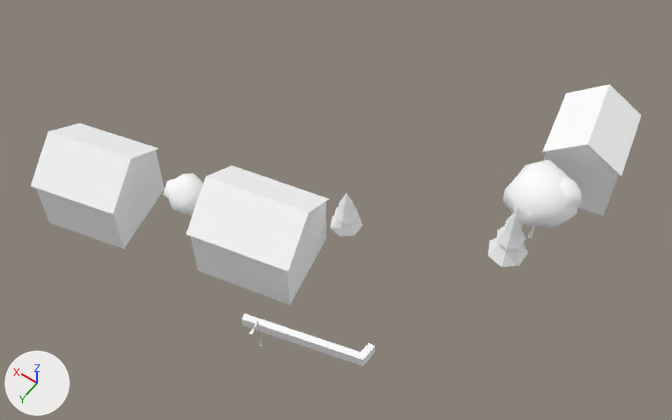
The glTF model cities/arlov-borggatan/pack/tiles/c-9_-11.glb as it was, and as the next commit left it.
Camera for both pictures: a 50 mm camera at (-556.9, -563.7, 92.1) aimed at (-516.5, -620.3, 3.2). The lights are fixed; the arrows at lower left show +X, +Y and +Z. The picture after the commit comes second. Where no turn or scale is listed for an object, it has been applied to the vertices. Vertices at exactly the same position are counted once.

Names of what the first picture shows: 'SM_Building_w208690582', 'SM_Building_w208690595', 'SM_Building_w208690601', 'SM_Trees_-9_-11', 'SM_Wall_Hedge_-9_-11' and 1 more.
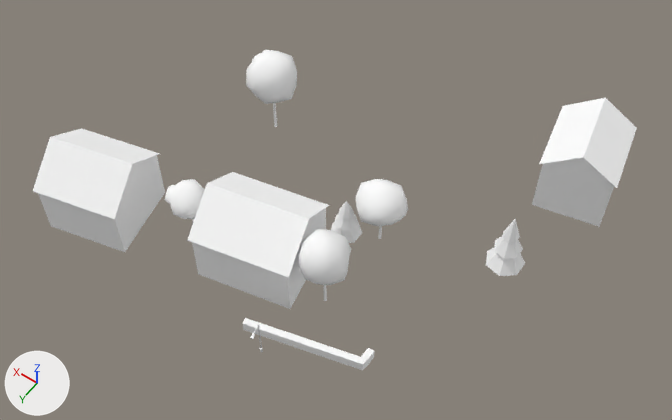
Where the newer file only moved an object's origin or applied its transform, the numbers keep the older frame.

What changed in the scene script:
```text
Change me_sm_building_w208690582:
    used by ob_sm_building_w208690582; location = (-514.39, -624.4, 7.1); scale = (29.1, 29.1, 29.1)
    remove me_sm_building_w208690582.from_pydata(...)  # 46 vertices, 42 faces; spans x -1.0..1.0, y -0.84..0.84, z -0.23..0.23
    add me_sm_building_w208690582.from_pydata(...)  # 30 vertices, 26 faces; spans x -0.93..0.93, y -1.0..1.0, z -0.93..0.93
    me_sm_building_w208690582 part 1: the loose piece of 12 vertices spanning x -0.99..-0.63, y -0.83..-0.44, z -0.13..0.23 is scaled about its middle by 4.77, then moved by (0.81, 0.63, 0.02)
    me_sm_building_w208690582 part 2: the loose piece of 10 vertices spanning x -1.0..-0.61, y -0.84..-0.43, z 0.11..0.23 is scaled about its middle by 4.77, then moved by (0.81, 0.63, 0.47)
    me_sm_building_w208690582 part 3: the loose piece of 8 vertices spanning x -0.99..-0.63, y -0.83..-0.44, z -0.16..-0.13 is scaled about its middle by 4.77, then moved by (0.81, 0.64, -0.71)
    me_sm_building_w208690582 part 4: the loose piece of 8 vertices spanning x 0.57..1.0, y 0.42..0.84, z -0.23..-0.22 is deleted
    me_sm_building_w208690582 part 5: the loose piece of 8 vertices spanning x -0.16..0.32, y 0.23..0.67, z -0.22..-0.21 is deleted
Change me_sm_trees__9__11:
    used by ob_sm_trees__9__11; location = (-520.79, -621.35, 7.0); scale = (20.9, 20.9, 20.9)
    remove me_sm_trees__9__11.from_pydata(...)  # 348 vertices, 570 faces; spans x -1.0..1.0, y -0.67..0.67, z -0.29..0.29
    add me_sm_trees__9__11.from_pydata(...)  # 624 vertices, 1074 faces; spans x -1.0..1.0, y -0.61..0.61, z -0.3..0.3
    me_sm_trees__9__11 part 6: the loose piece of 12 vertices spanning x 0.87..0.88, y 0.54..0.55, z -0.29..-0.13 is scaled about its middle by (1.46, 1.45, 1.5), then moved by (-1.07, -0.11, 0.03)
    me_sm_trees__9__11 part 7: the loose piece of 12 vertices spanning x -0.8..-0.78, y -0.47..-0.45, z -0.23..0.0 is scaled about its middle by (0.89, 0.89, 1.17), then moved by (1.63, 0.01, -0.06)
    me_sm_trees__9__11 part 8: the loose piece of 42 vertices spanning x 0.76..0.99, y 0.43..0.67, z -0.14..0.1 is moved by (-0.15, -0.07, -0.01)
    me_sm_trees__9__11 part 9: the loose piece of 42 vertices spanning x 0.87..1.0, y 0.51..0.65, z -0.05..0.06 is moved by (-0.15, -0.07, -0.01)
    me_sm_trees__9__11 part 10: the loose piece of 8 vertices spanning x -0.84..-0.63, y -0.38..-0.16, z -0.19..0.02 is moved by (-0.16, -0.07, -0.06)
    me_sm_trees__9__11 part 11: the loose piece of 8 vertices spanning x -0.82..-0.66, y -0.35..-0.19, z -0.06..0.13 is moved by (-0.16, -0.07, -0.06)
    me_sm_trees__9__11 part 12: the loose piece of 8 vertices spanning x -0.78..-0.69, y -0.32..-0.22, z 0.05..0.21 is moved by (-0.16, -0.07, -0.06)
    me_sm_trees__9__11 part 13: the loose piece of 8 vertices spanning x 0.03..0.21, y -0.02..0.17, z -0.22..-0.07 is moved by (-0.15, -0.07, -0.03)
    me_sm_trees__9__11 part 14: the loose piece of 8 vertices spanning x 0.05..0.19, y 0.01..0.15, z -0.13..0.0 is moved by (-0.15, -0.07, -0.03)
    me_sm_trees__9__11 part 15: the loose piece of 8 vertices spanning x 0.08..0.16, y 0.03..0.12, z -0.05..0.07 is moved by (-0.15, -0.07, -0.03)
    me_sm_trees__9__11 part 16: the loose piece of 42 vertices spanning x -1.0..-0.76, y -0.62..-0.38, z 0.1..0.28 is deleted
    me_sm_trees__9__11 part 17: the loose piece of 42 vertices spanning x -1.0..-0.61, y -0.67..-0.25, z -0.02..0.29 is deleted
    me_sm_trees__9__11 part 18: 252 vertices added at x -0.36..-0.04, y -0.24..0.57, z -0.12..0.28
    me_sm_trees__9__11 part 19: 126 vertices added at x 0.7..1.0, y -0.61..-0.3, z -0.05..0.3
    other edits to the shape of me_sm_trees__9__11 do not show in these pictures
Change ob_sm_building_w208690582:
    ob_sm_building_w208690582.location: (-514.39, -624.4, 7.1) -> (-537.82, -642.85, 5.88)
    ob_sm_building_w208690582.scale: (29.1, 29.1, 29.1) -> (6.09, 6.09, 6.09)
Change ob_sm_building_w208690595:
    ob_sm_building_w208690595.location: (-512.06, -611.33, 6.51) -> (-512.06, -611.33, 5.34)
Change ob_sm_building_w208690601:
    ob_sm_building_w208690601.location: (-491.58, -606.0, 6.23) -> (-491.58, -606.0, 5.3)
Change ob_sm_trees__9__11:
    ob_sm_trees__9__11.location: (-520.79, -621.35, 7.0) -> (-517.6, -619.92, 6.22)
    ob_sm_trees__9__11.scale: (20.9, 20.9, 20.9) -> (20.8, 20.8, 20.8)
Change ob_sm_wall_hedge__9__11:
    ob_sm_wall_hedge__9__11.location: (-523.36, -605.05, 1.5) -> (-523.36, -605.05, 0.5)
```

Where the change shows, as pixel boxes (x1, y1, x2, y2) in the pictures (672 x 420 px; the box of a moved part takes in the faces that stretch with it):
'SM_Trees_-9_-11', reshaped, moved, rescaled (14% narrower, 131% taller): before (163, 159, 581, 267); after (164, 50, 525, 301)
'SM_Building_w208690595', moved: before (186, 166, 330, 304); after (187, 172, 330, 309)
'SM_Building_w208690601', moved: before (31, 123, 164, 248); after (33, 128, 165, 252)
'SM_Building_w208690582', reshaped, moved, rescaled (82% narrower, 41% shorter): before (50, 84, 641, 305); after (532, 98, 637, 227)
'SM_Wall_Hedge_-9_-11', moved: before (242, 314, 375, 366); after (242, 318, 375, 370)
part 1 of me_sm_building_w208690582, moved or reshaped: before (544, 144, 619, 211); after (533, 105, 614, 223)
part 2 of me_sm_building_w208690582, moved or reshaped: before (543, 84, 641, 176); after (539, 98, 637, 188)
part 3 of me_sm_building_w208690582, moved or reshaped: before (578, 204, 605, 216); after (532, 201, 601, 227)
part 4 of me_sm_building_w208690582, deleted: before (50, 189, 164, 249)
part 5 of me_sm_building_w208690582, deleted: before (197, 238, 326, 305)
part 6 of me_sm_trees__9__11, moved or reshaped (not visible before): after (324, 285, 327, 301)
part 7 of me_sm_trees__9__11, moved or reshaped: before (528, 226, 535, 239); after (273, 103, 277, 127)
part 8 of me_sm_trees__9__11, moved or reshaped: before (169, 173, 203, 214); after (170, 179, 205, 219)
part 9 of me_sm_trees__9__11, moved or reshaped: before (163, 179, 174, 199); after (164, 185, 176, 204)
part 10 of me_sm_trees__9__11, moved or reshaped: before (488, 237, 528, 267); after (486, 247, 525, 276)
part 11 of me_sm_trees__9__11, moved or reshaped: before (497, 225, 526, 249); after (494, 235, 523, 259)
part 12 of me_sm_trees__9__11, moved or reshaped: before (505, 208, 523, 232); after (503, 219, 520, 242)
part 13 of me_sm_trees__9__11, moved or reshaped: before (330, 214, 363, 236); after (331, 222, 362, 243)
part 14 of me_sm_trees__9__11, moved or reshaped: before (334, 207, 359, 224); after (334, 213, 358, 231)
part 15 of me_sm_trees__9__11, moved or reshaped: before (338, 193, 355, 212); after (338, 201, 354, 219)
part 16 of me_sm_trees__9__11, deleted: before (561, 176, 581, 208)
part 17 of me_sm_trees__9__11, deleted: before (503, 159, 578, 228)
part 18 of me_sm_trees__9__11, added: after (298, 179, 408, 285)
part 19 of me_sm_trees__9__11, added: after (246, 50, 297, 104)
